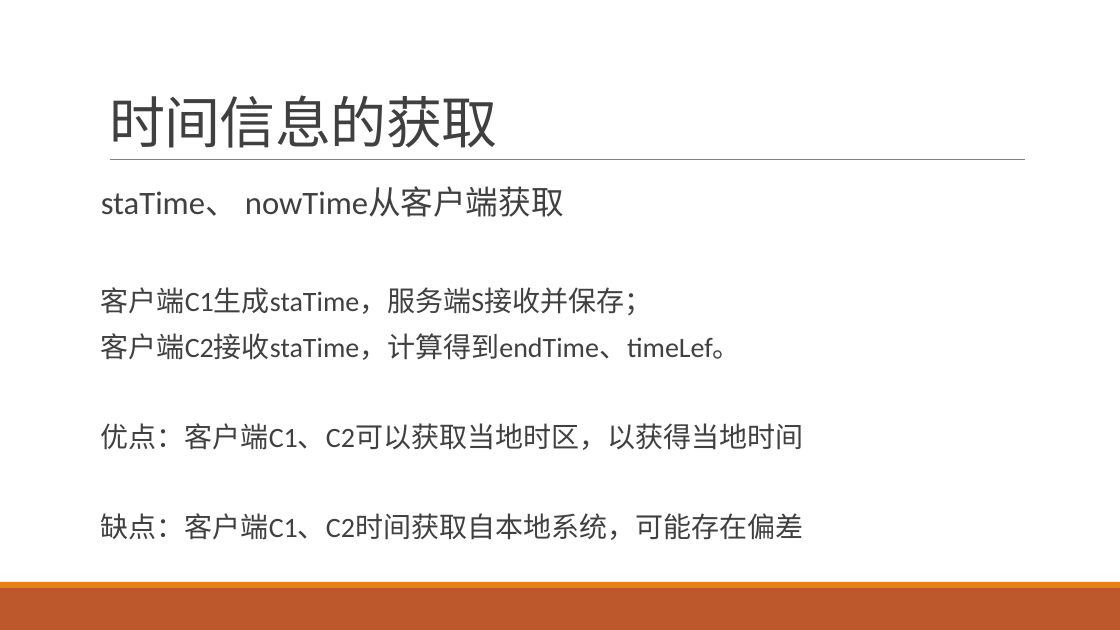
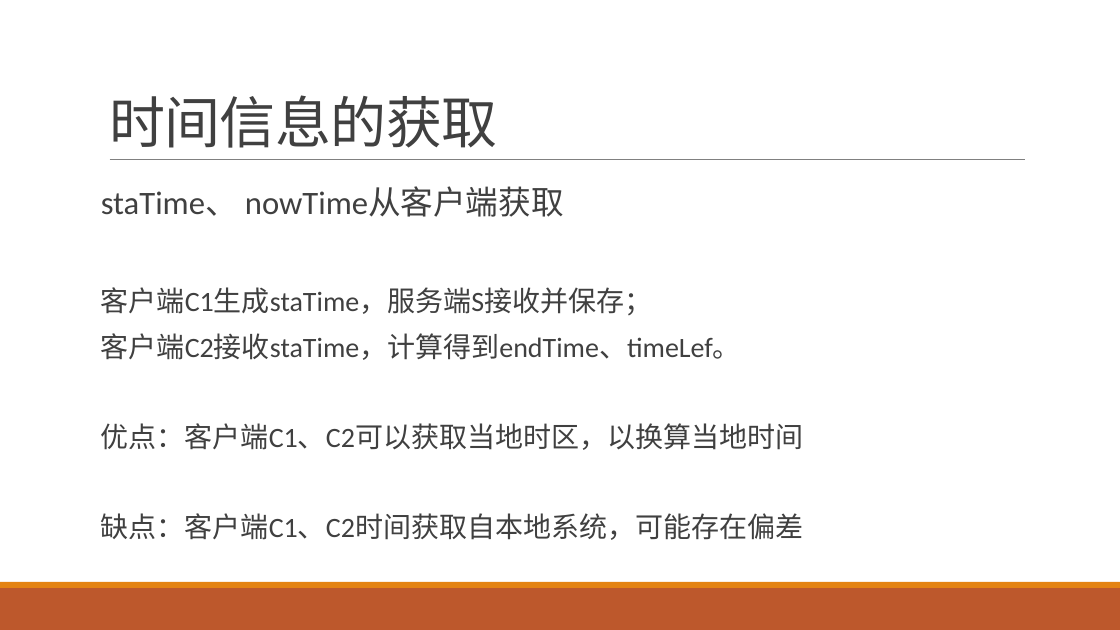
Before and after one commit to qidaneix/moment-research, a slide deck: slide 11 of 跨时区.pptx. Drawn at 1120x630 pixels with LibreOffice and Linux fonts; fonts in the diff are those of the drawing. Boxes give left, top, right and bottom in pixels: in the first picture for what was removed or moved away, otherwise in the second. Text is boxed around its words. In the diff, an @@ line names an element or a change of style, - is before the commit and + after.

```diff
--- a/跨时区.pptx
+++ b/跨时区.pptx
@@ text at (101,423,803,450): text changed @@
-优点：客户端C1、C2可以获取当地时区，以获得当地时间
+优点：客户端C1、C2可以获取当地时区，以换算当地时间
```
Also in this commit, not shown: 7 other slides changed, 1 other file.
